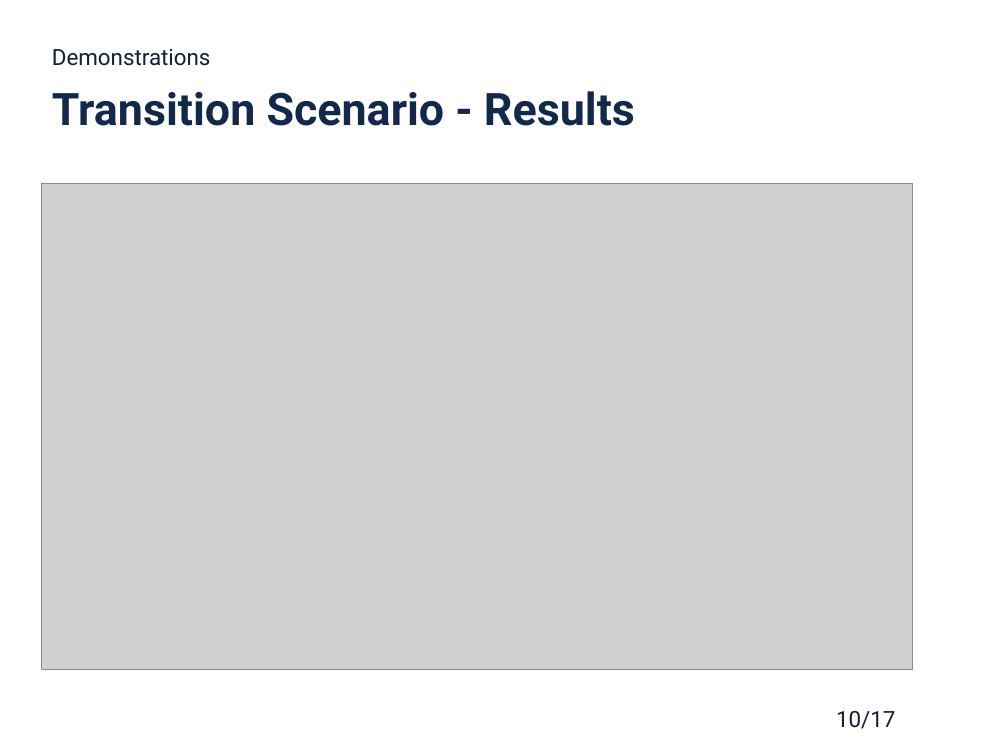
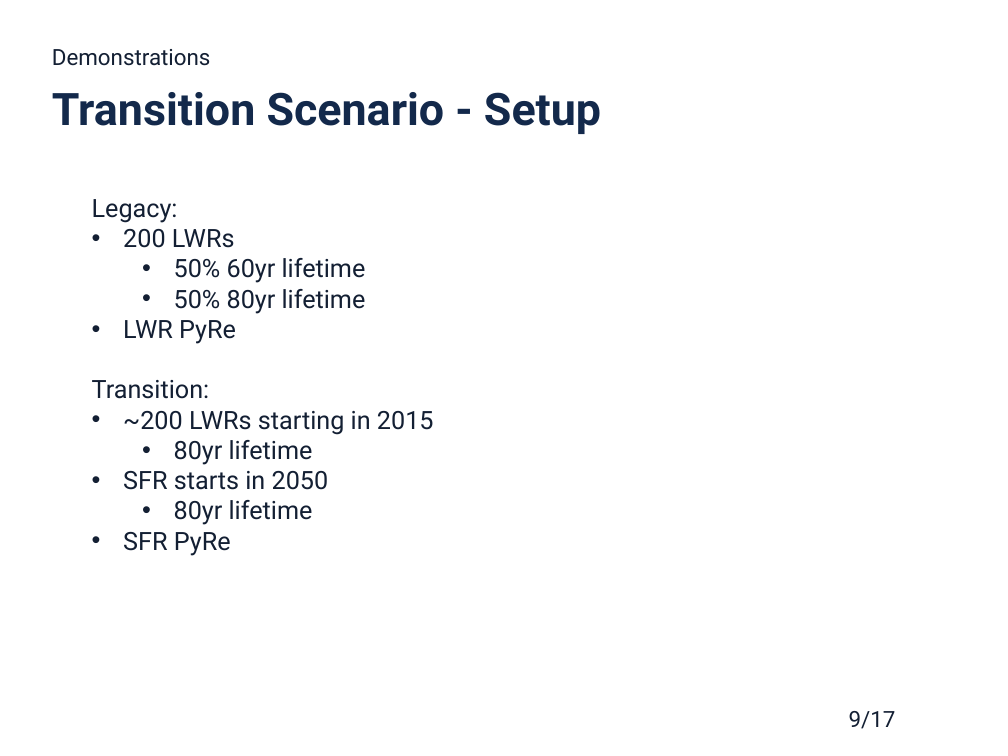
Before and after one commit to gtw2/2019-westphal-twofcs, a slide deck: slide 9 of 2019-westphal-twofcs-pres.pptx (slide 10 before the commit). Drawn at 1008x756 pixels with LibreOffice and Linux fonts; fonts in the diff are those of the drawing; grey boxes stand for pictures; background and template pictures are left out. Boxes give left, top, right and bottom in pixels: in the first picture for what was removed or moved away, otherwise in the second. Text is boxed around its words. In the diff, an @@ line names an element or a change of style, - is before the commit and + after.

```diff
--- a/2019-westphal-twofcs-pres.pptx
+++ b/2019-westphal-twofcs-pres.pptx
@@ title at (52,92,601,134): text changed @@
-Transition Scenario - Results
+Transition Scenario - Setup
@@ picture removed at (42,183,913,669) @@
@@ text added at (92,199,434,556), 18 pt, text #131F33 @@
+Legacy:
+• 200 LWRs
+  • 50% 60yr lifetime
+  • 50% 80yr lifetime
+• LWR PyRe
+Transition:
+• ~200 LWRs starting in 2015
+  • 80yr lifetime
+• SFR starts in 2050
+  • 80yr lifetime
+• SFR PyRe
@@ page number at (849,711,896,729): text changed @@
-10/17
+9/17
```
Also in this commit, not shown: 9 other slides changed, 2 slides added, 1 slide removed, 1 other file.
